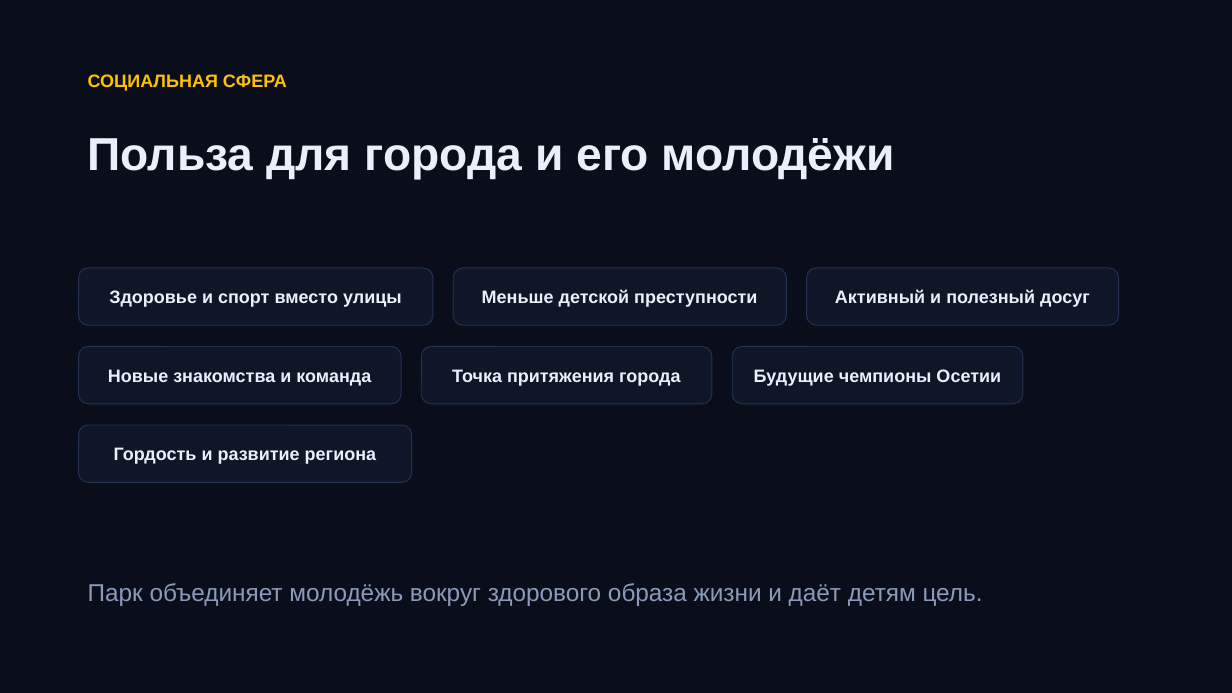
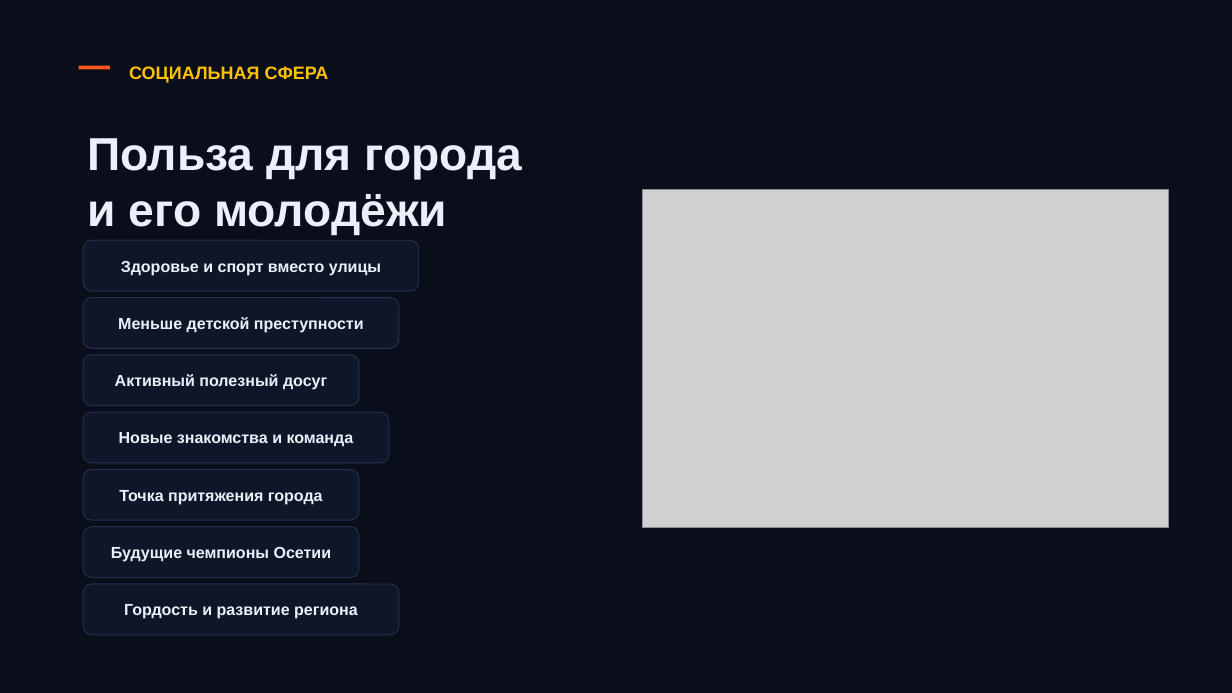
Before and after one commit to sommeliermitrofanov-code/napitki-fartuny, a slide deck: slide 7 of skatepark.pptx. Drawn at 1232x693 pixels with LibreOffice and Linux fonts; fonts in the diff are those of the drawing; grey boxes stand for pictures. Boxes give left, top, right and bottom in pixels: in the first picture for what was removed or moved away, otherwise in the second. Text is boxed around its words. In the diff, an @@ line names an element or a change of style, - is before the commit and + after.

```diff
--- a/skatepark.pptx
+++ b/skatepark.pptx
@@ text "СОЦИАЛЬНАЯ СФЕРА": place and size @@
-text "СОЦИАЛЬНАЯ СФЕРА" at (88,74,287,91)
+text "СОЦИАЛЬНАЯ СФЕРА" at (129,66,329,83)
@@ rectangle added at (79,66,110,69), fill #FF5722 @@
@@ text at (88,138,523,235): text changed @@
-Польза для города и его молодёжи
+Польза для города
+и его молодёжи
@@ picture added at (642,189,1169,528) @@
@@ rounded rectangle "Здоровье и спорт вместо улицы": place and size @@
-rounded rectangle "Здоровье и спорт вместо улицы" at (79,268,433,325)
+rounded rectangle "Здоровье и спорт вместо улицы" at (83,240,419,291)
@@ rounded rectangle "Меньше детской преступности": place and size @@
-rounded rectangle "Меньше детской преступности" at (454,268,787,325)
+rounded rectangle "Меньше детской преступности" at (83,298,399,348)
@@ rounded rectangle "Активный полезный досуг": place and size @@
-rounded rectangle "Активный полезный досуг" at (807,268,1119,325)
+rounded rectangle "Активный полезный досуг" at (83,355,359,406)
@@ text in rounded rectangle at (115,374,327,390): text changed; size 14 to 12.5 pt @@
-Активный и полезный досуг
+Активный полезный досуг
@@ rounded rectangle "Новые знакомства и команда": place and size @@
-rounded rectangle "Новые знакомства и команда" at (79,347,401,404)
+rounded rectangle "Новые знакомства и команда" at (83,412,389,463)
@@ rounded rectangle "Точка притяжения города": place and size @@
-rounded rectangle "Точка притяжения города" at (421,347,713,404)
+rounded rectangle "Точка притяжения города" at (83,470,359,520)
@@ size 14 to 12.5 pt in 6 elements at (83,240,419,291), (83,412,389,463), (83,584,399,635), (83,298,399,348), (83,470,359,520), (83,527,359,578) @@
@@ rounded rectangle "Будущие чемпионы Осетии": place and size @@
-rounded rectangle "Будущие чемпионы Осетии" at (732,347,1023,404)
+rounded rectangle "Будущие чемпионы Осетии" at (83,527,359,578)
@@ rounded rectangle "Гордость и развитие региона": place and size @@
-rounded rectangle "Гордость и развитие региона" at (79,425,411,482)
+rounded rectangle "Гордость и развитие региона" at (83,584,399,635)
@@ text removed at (88,583,983,606) @@
-Парк объединяет молодёжь вокруг здорового образа жизни и даёт детям цель.
```
Also in this commit, not shown: 9 other slides changed, 26 other files.
